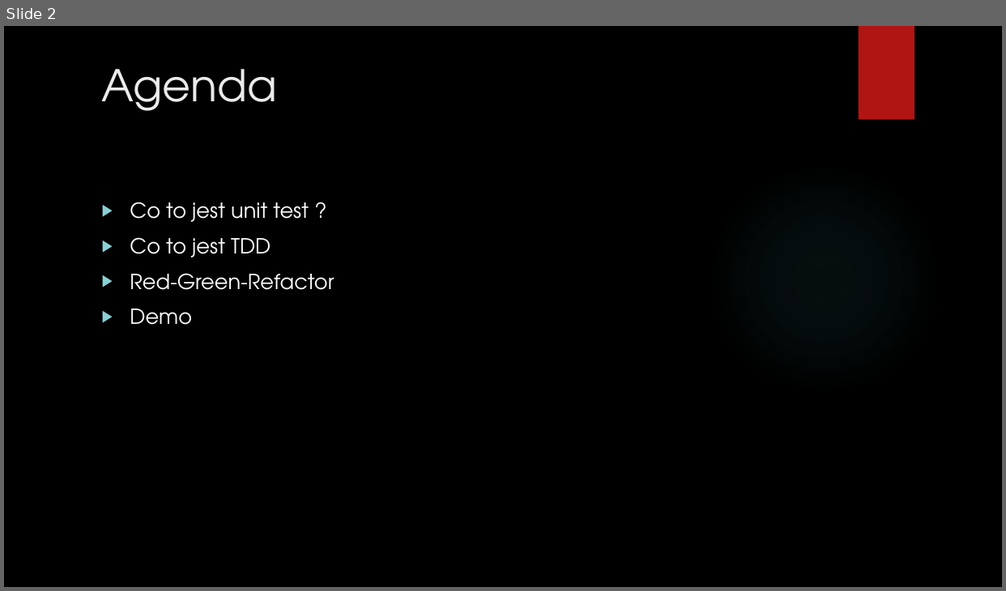
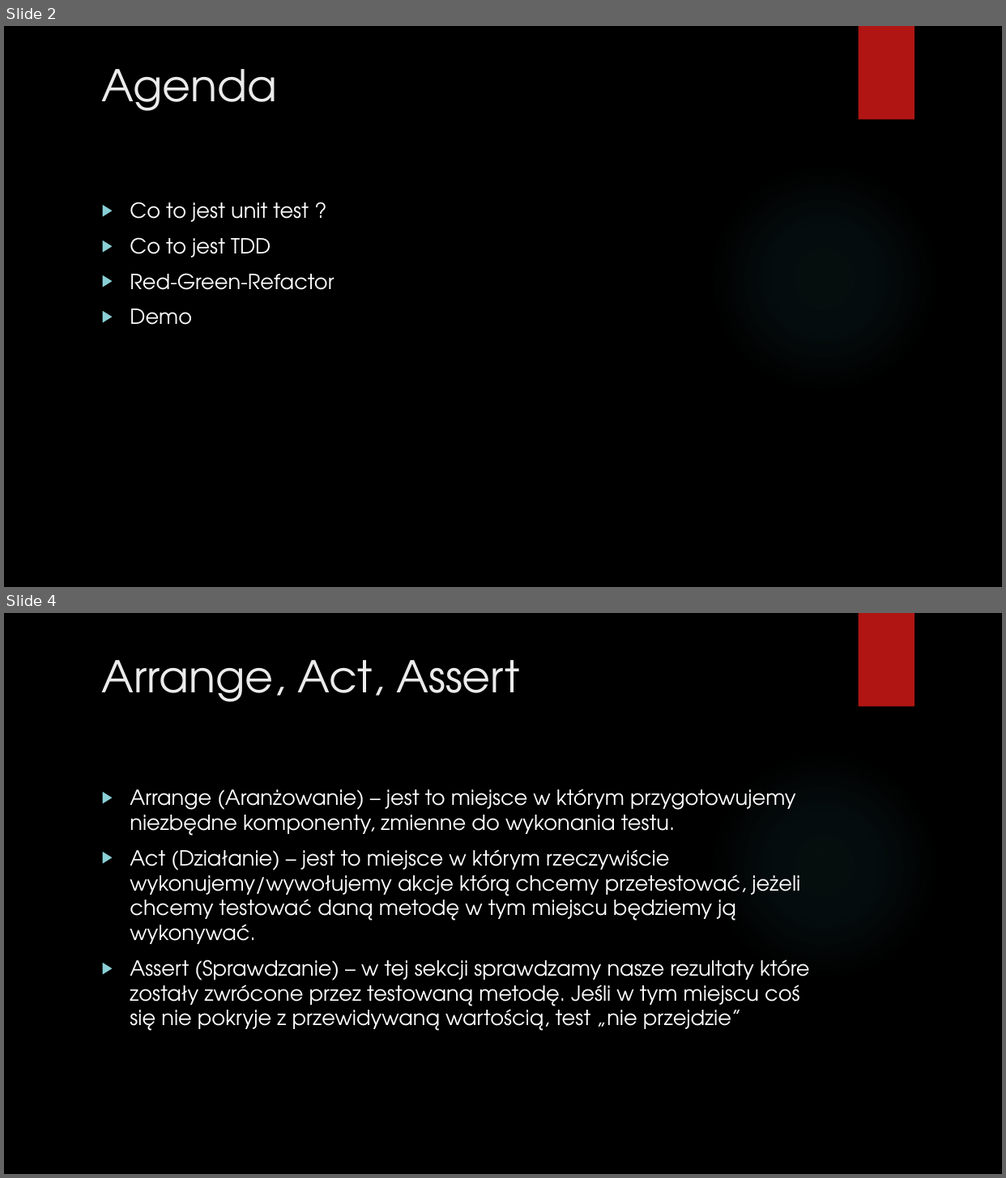
Before and after one commit to pawelsawicz/Presentations, a slide deck: TDD/slides.pptx. Shown one above the other, each under a label of ours: slide 2 before the commit, slides 2 and 4 after it; the slides between them are not shown. The pictures are 1006x591 and 1006x1178 pixels, drawn with LibreOffice and Linux fonts; fonts in the diff are those of the drawing; background and template pictures are left out. Boxes give left, top, right and bottom in pixels: in the first picture for what was removed or moved away, otherwise in the second. Text is boxed around its words. In the diff, an @@ line names an element or a change of style, - is before the commit and + after.

```diff
--- a/TDD/slides.pptx
+++ b/TDD/slides.pptx
@@ slide 4 added at (4, 613, 1002, 1174), background picture (left out); not listed: 2 template elements that a slide beside it also shows @@
@@ title added at (102, 660, 520, 702), 42 pt, text #EBEBEB @@
+Arrange, Act, Assert
@@ text added at (130, 789, 809, 1031), 20 pt, text #FFFFFF @@
+▶ Arrange (Aranżowanie) – jest to miejsce w którym przygotowujemy niezbędne komponenty, zmienne do wykonania testu.
+▶ Act (Działanie) – jest to miejsce w którym rzeczywiście wykonujemy/wywołujemy akcje którą chcemy przetestować, jeżeli chcemy testować daną metodę w tym miejscu będziemy ją wykonywać.
+▶ Assert (Sprawdzanie) – w tej sekcji sprawdzamy nasze rezultaty które zostały zwrócone przez testowaną metodę. Jeśli w tym miejscu coś się nie pokryje z przewidywaną wartością, test „nie przejdzie”
```
Also in this commit, not shown: 1 slide changed, 5 other slides added.
